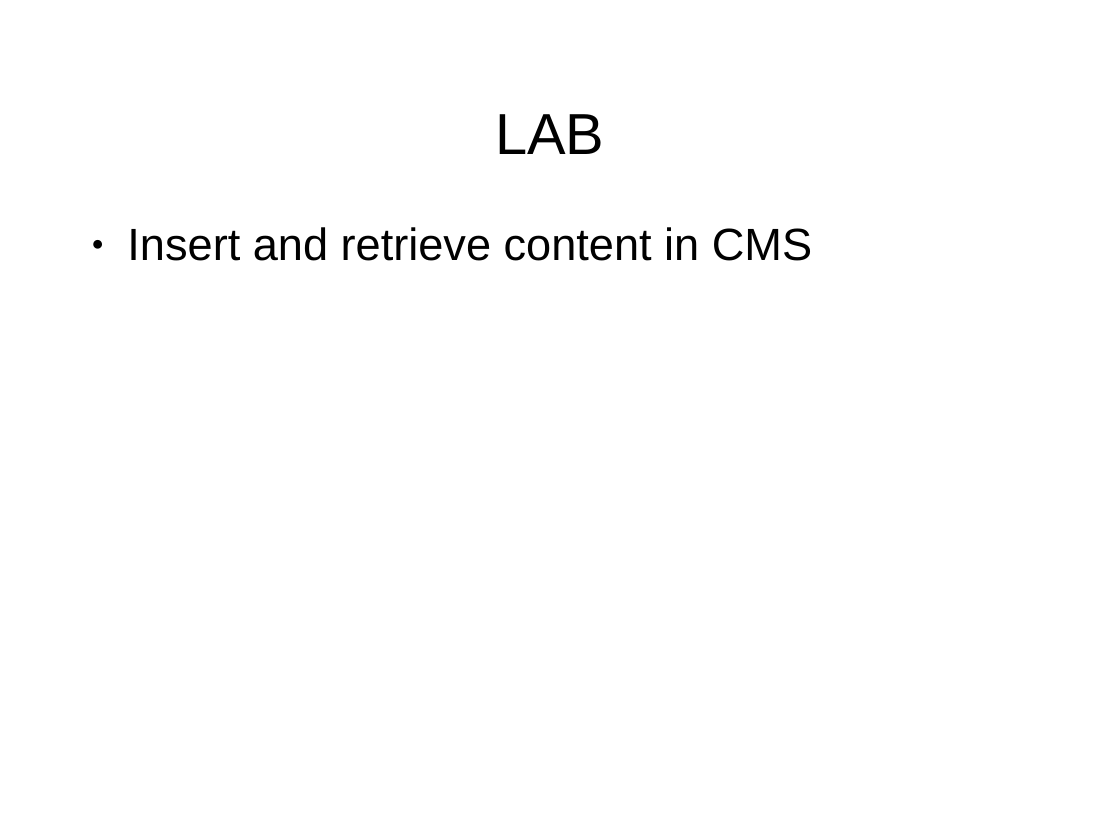
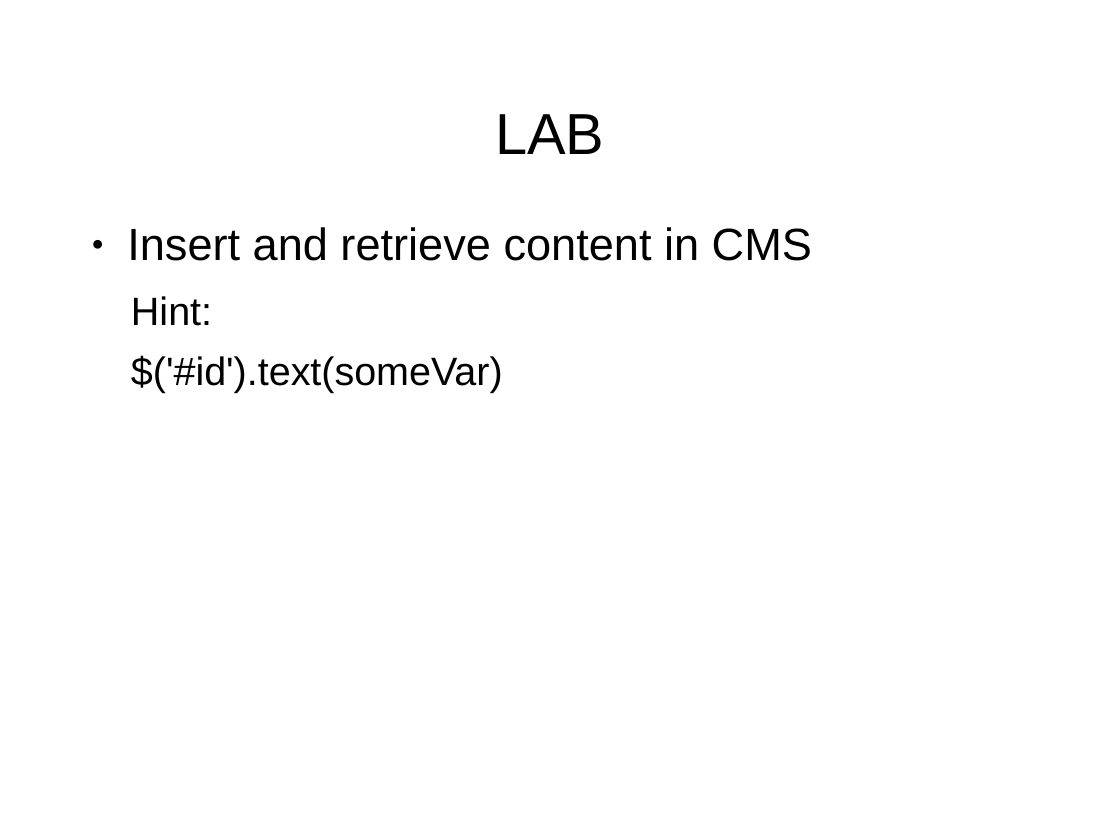
Before and after one commit to puppetMaster3/bikeSheding, a slide deck: slide 23 of training/2of2.ppt (slide 22 before the commit). Drawn at 1120x840 pixels with LibreOffice and Linux fonts; fonts in the diff are those of the drawing; background and template pictures are left out. Boxes give left, top, right and bottom in pixels: in the first picture for what was removed or moved away, otherwise in the second. Text is boxed around its words. In the diff, an @@ line names an element or a change of style, - is before the commit and + after.

```diff
--- a/training/2of2.ppt
+++ b/training/2of2.ppt
@@ text at (x1=131, y1=296, x2=503, y2=393): paragraphs added @@
+  Hint:
+  $('#id').text(someVar)
```
Also in this commit, not shown: 6 other slides changed, 2 slides added, 1 slide removed, 7 other files.
